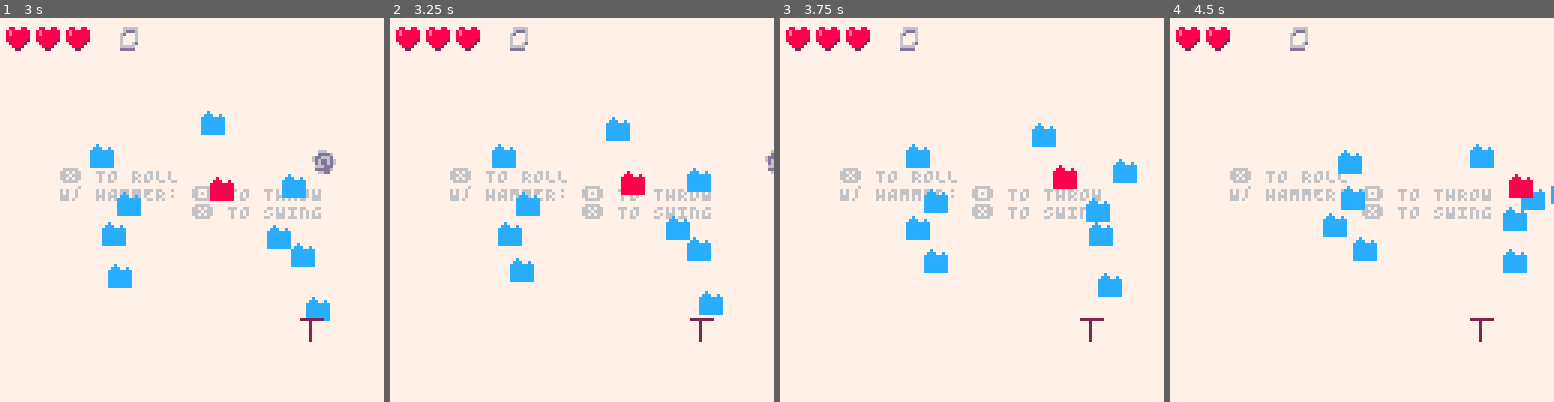
Above: before the commit, frames 1-4 (left to right).
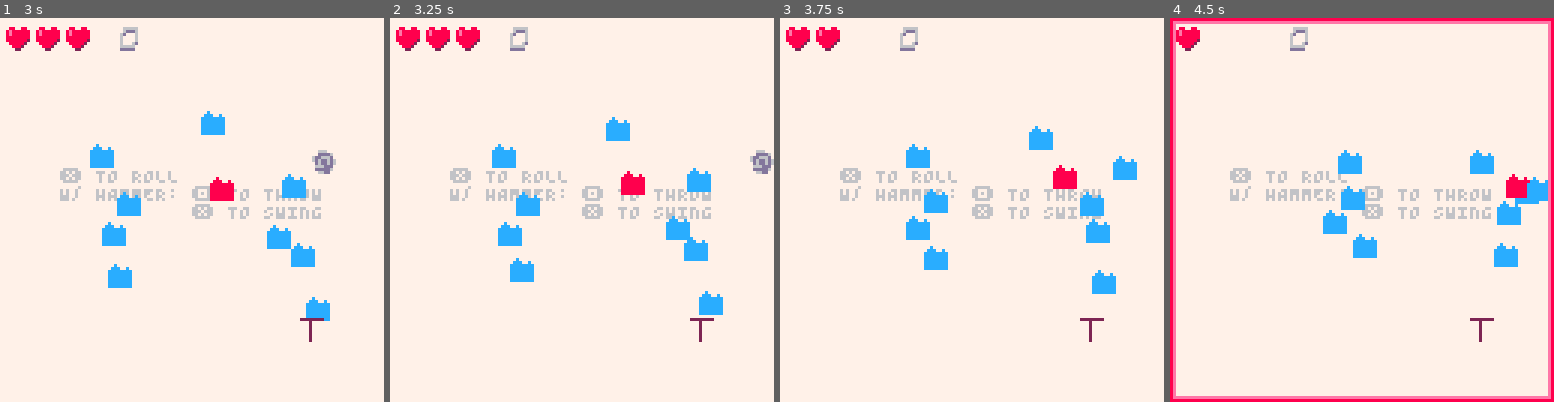
Above: after the commit, the same moments.

Repository: wsasaki01/icebreaker
Game: PICO-8 cartridge p1/icebreaker-p1.p8
Same seed, same stepped clock (60 frames per second), same inputs: the game is played once before the commit and once after it.
Inputs:
- Up to frame 1 (3 s): tap X (X key) at 0.33, 1.07, 1.85, 2.97 s; tap O (Z key) at 0.7, 1.7, 2.1, 2.5, 2.9 s; hold Right 1.6-2.1 s; hold Up 2.15-2.42 s; hold Right from 2.47 s (still down)
- Up to frame 2 (3.25 s): release Right at 3.03 s; hold Left from 3.08 s (still down)
- Up to frame 3 (3.75 s): tap O (Z key) at 3.3, 3.7 s; release Left at 3.58 s; hold Down from 3.63 s (still down)
- Up to frame 4 (4.5 s): release Down at 3.97 s; hold Right from 4.02 s (still down); tap X (X key) at 4.08 s; tap O (Z key) at 4.1 s

Frame 1 is identical in both runs. In frame 2, 0.4% of the frame differs, in the area x 76-100%, y 34-64%; in frame 3, 1.3%; in frame 4, 7.9%, in the area x 0-100%, y 0-100%.

Commit message:
Prevent roll off-screen

Diff:
--- a/p1/main.lua
+++ b/p1/main.lua
@@ -107,6 +107,20 @@
         roll = function(self)
             self.x += cos(self.d)*3
             self.y += sin(self.d)*3
+            if self.x < 0 then
+                self.x = 0
+            end
+
+            if self.x > 120 then
+                self.x = 120
+            end
+            if self.y < 0 then
+                self.y = 0
+            end
+
+            if self.y > 120 then
+                self.y = 120
+            end
             self.roll_count += 1
             self.temp_s = 8
             if self.roll_count == self.roll_frames then
